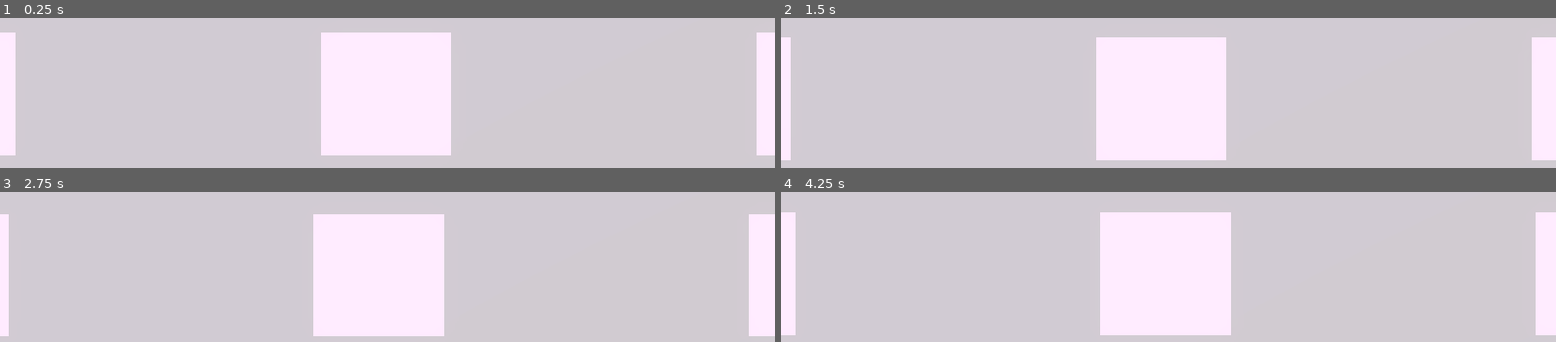
Above: before the commit, frames 1-4 (two rows, left to right).
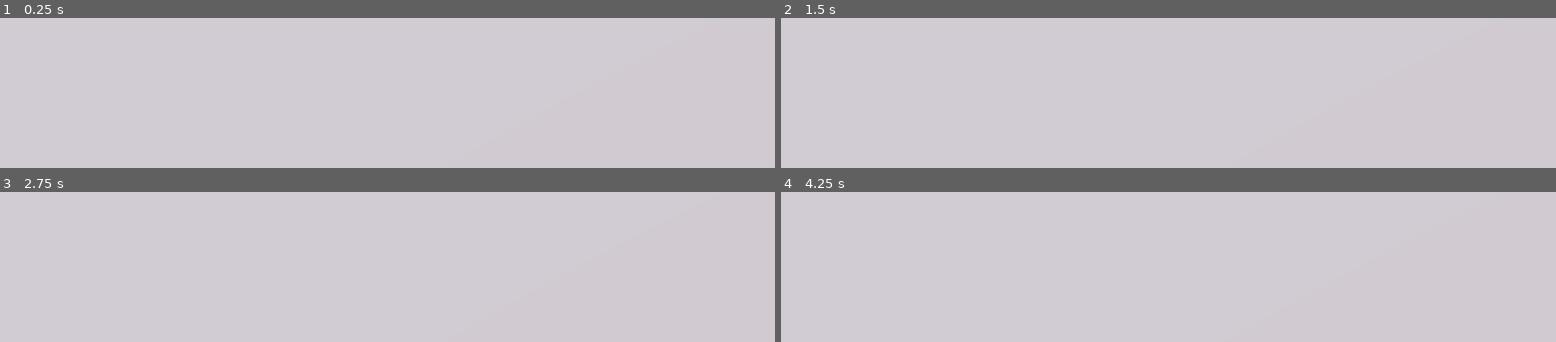
Above: after the commit, the same moments.

Repository: chenxinma/letter-blast
Game: Godot game, scene res://scenes/main_3d.tscn
Two runs of this game, one before a commit and one after it. Both use one fixed random seed, a clock stepped at 60 frames per second and the inputs below.
Inputs (mouse positions are in pixels of both pictures, inside the frame that each line leads up to):
- Up to frame 1 (0.25 s): no input
- Up to frame 2 (1.5 s): tap Enter at 0.5 s; move the mouse to (1339, 129) at 0.52 s; click (1339, 129) at 0.67 s; tap Space at 1.25 s; move the mouse to (outside the picture) at 1.27 s; click (outside the picture) at 1.42 s
- Up to frame 3 (2.75 s): tap Enter at 2 s; move the mouse to (465, 228) at 2.02 s; click (465, 228) at 2.17 s
- Up to frame 4 (4.25 s): tap Space at 2.75 s; move the mouse to (outside the picture) at 2.77 s; click (outside the picture) at 2.92 s; move the mouse to (outside the picture) at 3.52 s; click (outside the picture) at 3.67 s

The runs differ from the first frame. In frame 1, 17% of the frame differs, in the area x 0-100%, y 9-92%; in frame 2, 17%; in frame 3, 17%; in frame 4, 18%, in the area x 0-100%, y 13-96%.

Commit message:
fix: reduce cell spacing and adjust camera for better grid view

Diff:
--- a/scenes/main_3d.tscn
+++ b/scenes/main_3d.tscn
@@ -15,7 +15,7 @@
 [node name="Background3D" parent="." instance=ExtResource("8_bg")]
 
 [node name="Camera3D" type="Camera3D" parent="."]
-transform = Transform3D(1, 0, 0, 0, 0.939693, 0.34202, 0, -0.34202, 0.939693, 0, 5, 10)
+transform = Transform3D(1, 0, 0, 0, 0.939693, 0.34202, 0, -0.34202, 0.939693, 0, 8, 15)
 projection = 1
 fov = 60.0
 near = 0.1
--- a/scripts/grid_manager_3d.gd
+++ b/scripts/grid_manager_3d.gd
@@ -3,7 +3,7 @@
 
 @export var grid_width: int = 18
 @export var grid_height: int = 4
-@export var cell_spacing: float = 1.0
+@export var cell_spacing: float = 0.6
 
 var word_manager: WordManager
 var cell_template: PackedScene
